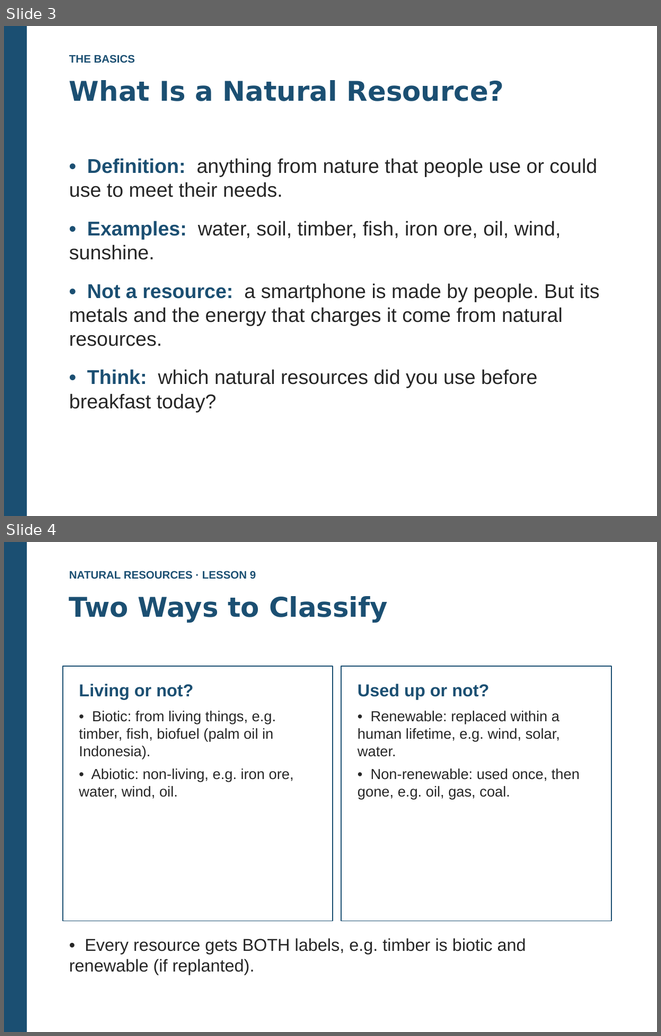
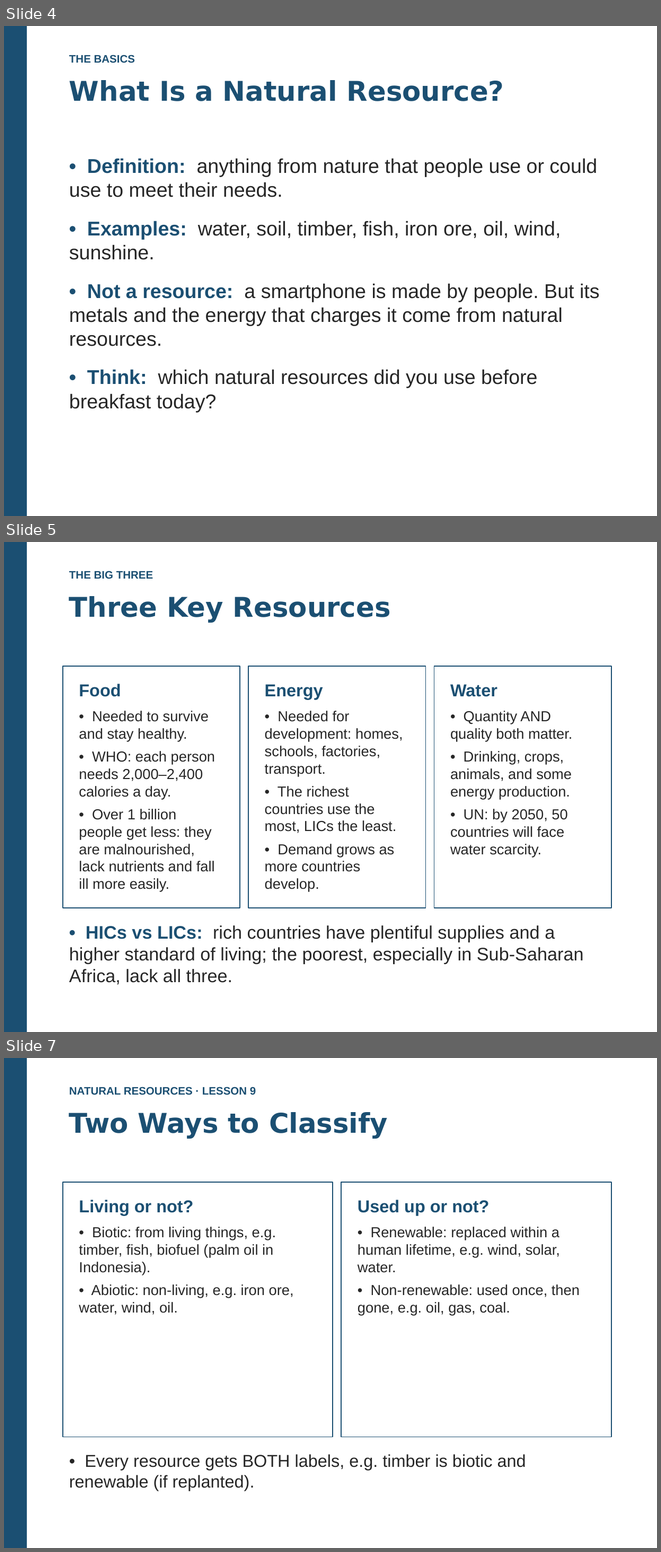
Before and after one commit to kalzei/seeh, a slide deck: materials/s6/geo/9.EN_Geo_NaturalResources_L9_WhatAreResources.pptx. Shown one above the other, each under a label of ours: slides 3 and 4 before the commit, slides 4, 5 and 7 after it; the slides between them are not shown. The pictures are 661x1036 and 661x1552 pixels, drawn with LibreOffice and Linux fonts; fonts in the diff are those of the drawing. Boxes give left, top, right and bottom in pixels: in the first picture for what was removed or moved away, otherwise in the second. Text is boxed around its words. In the diff, an @@ line names an element or a change of style, - is before the commit and + after.

```diff
--- a/materials/s6/geo/9.EN_Geo_NaturalResources_L9_WhatAreResources.pptx
+++ b/materials/s6/geo/9.EN_Geo_NaturalResources_L9_WhatAreResources.pptx
@@ slide 5 added at (4, 542, 657, 1032), background #FFFFFF @@
@@ rectangle added at (4, 542, 27, 1032), fill #1B4F72 @@
@@ text added at (69, 571, 153, 579), 12 pt, text #1B4F72, bold @@
+THE BIG THREE
@@ text added at (69, 596, 391, 622), 30 pt, text #1B4F72, bold @@
+Three Key Resources
@@ rectangle added at (63, 666, 240, 908), fill #FFFFFF, outline #1B4F72 1 pt @@
@@ rectangle added at (248, 666, 425, 908), fill #FFFFFF, outline #1B4F72 1 pt @@
@@ rectangle added at (434, 666, 611, 908), fill #FFFFFF, outline #1B4F72 1 pt @@
@@ text added at (79, 684, 215, 892), 16 pt, text #262626 @@
+Food
+• Needed to survive and stay healthy.
+• WHO: each person needs 2,000–2,400 calories a day.
+• Over 1 billion people get less: they are malnourished, lack nutrients and fall ill more easily.
@@ text added at (265, 684, 403, 892), 16 pt, text #262626 @@
+Energy
+• Needed for development: homes, schools, factories, transport.
+• The richest countries use the most, LICs the least.
+• Demand grows as more countries develop.
@@ text added at (450, 684, 572, 857), 16 pt, text #262626 @@
+Water
+• Quantity AND quality both matter.
+• Drinking, crops, animals, and some energy production.
+• UN: by 2050, 50 countries will face water scarcity.
@@ text added at (69, 925, 584, 985), 20 pt, text #262626 @@
+• HICs vs LICs: rich countries have plentiful supplies and a higher standard of living; the poorest, especially in Sub-Saharan Africa, lack all three.
@@ what was slide 3 is now slide 4 @@
@@ what was slide 4 is now slide 7 @@
```
Also in this commit, not shown: 11 other slides added, 1 other file.
